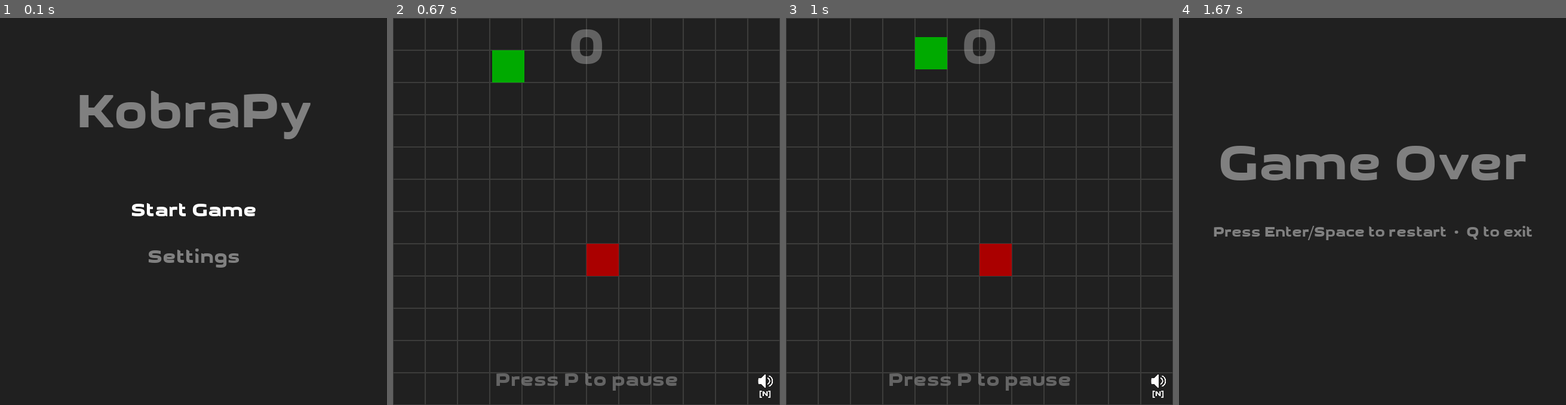
Above: before the commit, frames 1-4 (left to right).
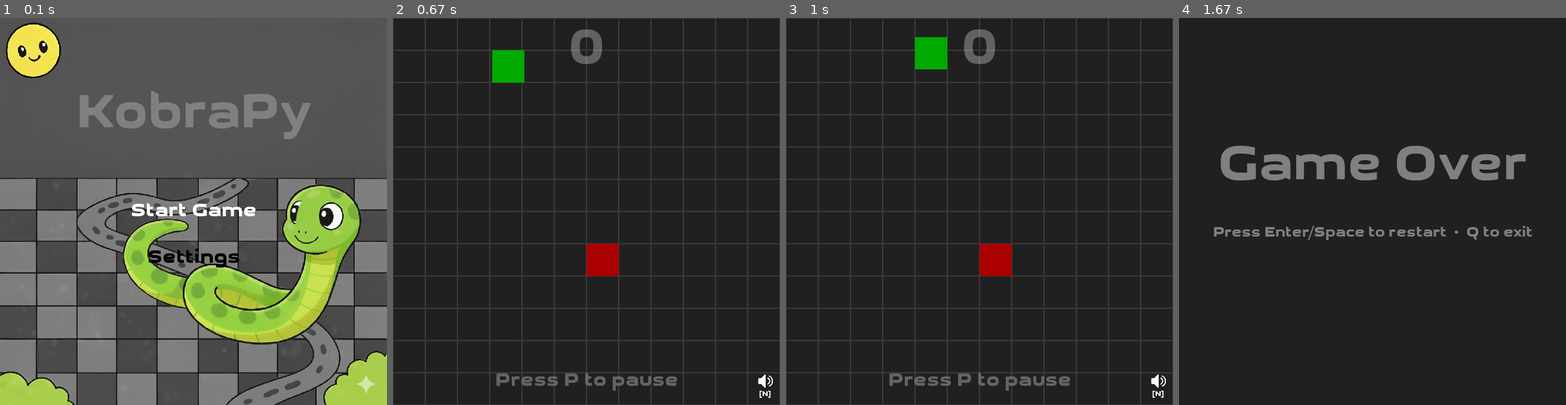
Above: after the commit, the same moments.

Repository: fossguild/naja
Game: pygame game, started from kobra.py
Same seed, same stepped clock (60 frames per second), same inputs: the game is played once before the commit and once after it.
Inputs:
- Up to frame 1 (0.1 s): no input
- Up to frame 2 (0.67 s): click "Start Game" at 0.38 s
- Up to frame 3 (1 s): hold Up from 0.67 s (still down)
- Up to frame 4 (1.67 s): release Up at 1.13 s

The runs differ from the first frame. In frame 1, 92% of the frame differs, in the area x 0-100%, y 0-100%; in frame 2, nothing differs; in frame 3, nothing differs; in frame 4, nothing differs.

Commit message:
code: add background-Image in the start screen

Diff:
--- a/kobra.py
+++ b/kobra.py
@@ -381,9 +381,12 @@
     """
     selected = 0
     items = ["Start Game", "Settings"]
+    #Background image for start menu
+    background = pygame.image.load("assets/backgroundMenu.png")
+    background = pygame.transform.scale(background, (state.width, state.height))
 
     while True:
-        state.arena.fill(ARENA_COLOR)
+        state.arena.blit(background, (0, 0))
 
         # Title
         title = assets.render_big(WINDOW_TITLE, MESSAGE_COLOR)
@@ -393,7 +396,7 @@
 
         # Draw buttons
         for i, text_label in enumerate(items):
-            color = SCORE_COLOR if i == selected else MESSAGE_COLOR
+            color = SCORE_COLOR if i == selected else "#000000"
             text = assets.render_small(text_label, color)
             rect = text.get_rect(
                 center=(state.width / 2, state.height / 2 + i * (state.height * 0.12))
Binary file added: assets/backgroundMenu.png
